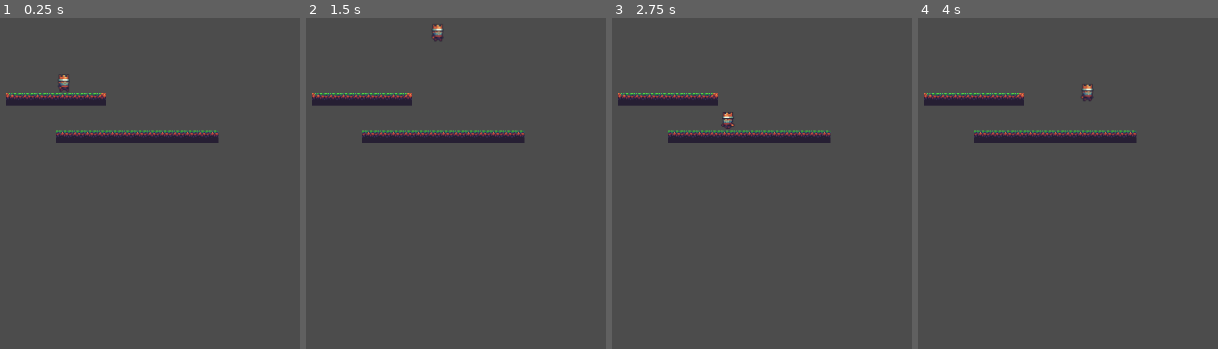
Above: before the commit, frames 1-4 (left to right).
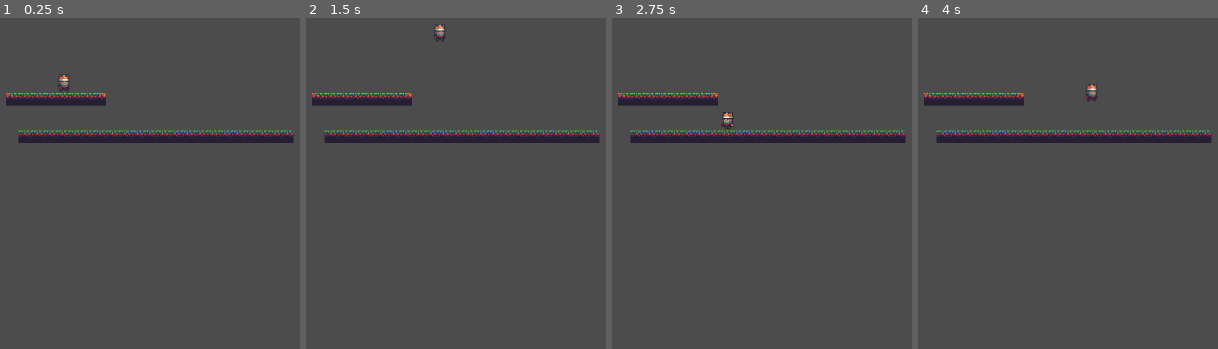
Above: after the commit, the same moments.

Repository: danielxf007/PlatformerProject
Game: Godot game, scene res://Main.tscn
The game is run twice, just before and just after one commit, with the same random seed, the same clock (stepped at 60 frames per second) and the same inputs.
Inputs:
- Up to frame 1 (0.25 s): no input
- Up to frame 2 (1.5 s): tap Enter at 0.5 s; hold Right (right) from 0.53 s (still down); tap Up (jump) at 0.77 s; tap Space at 1.25 s
- Up to frame 3 (2.75 s): tap Up (jump) at 1.52 s; release Right (right) at 2.03 s; hold Left (left) from 2.03 s (still down)
- Up to frame 4 (4 s): tap Enter at 2.75 s; release Left (left) at 2.78 s; hold Right (right) from 2.78 s (still down); tap Up (jump) at 3.02, 3.77 s

The runs differ from the first frame. In frame 1, 1.4% of the frame differs, in the area x 6-98%, y 33-38%; in frame 2, 1.5%; in frame 3, 1.4%; in frame 4, 1.6%, in the area x 6-98%, y 19-38%.

Commit message:
second change

Diff:
--- a/Main.tscn
+++ b/Main.tscn
@@ -3,7 +3,7 @@
 [ext_resource path="res://world/first_level/first_level_scene/FirstLevel.tscn" type="PackedScene" id=1]
 [ext_resource path="res://player/player_scene/Player.tscn" type="PackedScene" id=2]
 
-[node name="Main" type="Node" index="0"]
+[node name="Main" type="Node"]
 
 [node name="FirstLevel" parent="." index="0" instance=ExtResource( 1 )]
 
--- a/player/body_movement/states/motion/on_ground/move.gd
+++ b/player/body_movement/states/motion/on_ground/move.gd
@@ -1,10 +1,13 @@
 extends "res://player/body_movement/states/motion/on_ground/on_ground.gd"
 
 const MAX_WALKING_SPEED = 150.0
-const WALKING_FORCE = 600.0
+const WALKING_FORCE = 1000.0
+var friction_force = 300.0 setget set_friction
+var total_force = 0.0
 
 func enter():
 	velocity = Vector2()
+	calculate_total_force()
 	handle_animation("walk")
 
 func exit():
@@ -32,7 +35,7 @@
 		emit_signal("finished", "fall")
 
 func calculate_speed(input_direction, delta):
-	var acceleration =  WALKING_FORCE * input_direction.x
+	var acceleration =  total_force * input_direction.x
 	speed += acceleration * delta
 	if  speed > MAX_WALKING_SPEED:
 		speed = MAX_WALKING_SPEED
@@ -41,3 +44,9 @@
 
 func handle_animation(ani_name):
 	owner.get_node("AnimationPlayer").play(ani_name)
+
+func calculate_total_force():
+	total_force = WALKING_FORCE - friction_force
+
+func set_friction(new_friction):
+	friction_force = new_friction
--- a/player/player_scene/Player.tscn
+++ b/player/player_scene/Player.tscn
@@ -109,7 +109,7 @@
 "values": [ 37, 38, 39, 40, 37, 38, 39, 40 ]
 }
 
-[node name="Player" type="KinematicBody2D"]
+[node name="Player" type="KinematicBody2D" index="0"]
 
 input_pickable = false
 collision_layer = 1
--- a/player/player_scripts/player_control.gd
+++ b/player/player_scripts/player_control.gd
@@ -2,7 +2,7 @@
 signal direction_changed(new_direction)
 onready var health = $Health
 onready var stagger = $StateMachine/Stagger
-
+onready var move = $StateMachine/Move
 var look_direction = Vector2(1, 0) setget set_look_direction, get_look_direction
 
 func _ready():
--- a/world/first_level/first_level_scene/FirstLevel.tscn
+++ b/world/first_level/first_level_scene/FirstLevel.tscn
@@ -23,7 +23,7 @@
 collision_mask = 1
 occluder_light_mask = 1
 format = 1
-tile_data = PoolIntArray( 1114114, 1, 0, 1114115, 3, 0, 1114116, 3, 0, 1114117, 3, 0, 1114118, 3, 0, 1114119, 3, 0, 1114120, 3, 0, 1114121, 5, 0, 1310726, 3, 0, 1310727, 3, 0, 1310728, 3, 0, 1310729, 3, 0, 1310730, 3, 0, 1310731, 3, 0, 1310732, 3, 0, 1310733, 3, 0, 1310734, 3, 0, 1310735, 3, 0, 1310736, 3, 0, 1310737, 3, 0, 1310738, 3, 0 )
+tile_data = PoolIntArray( 1114114, 1, 0, 1114115, 3, 0, 1114116, 3, 0, 1114117, 3, 0, 1114118, 3, 0, 1114119, 3, 0, 1114120, 3, 0, 1114121, 5, 0, 1310723, 3, 0, 1310724, 3, 0, 1310725, 3, 0, 1310726, 3, 0, 1310727, 3, 0, 1310728, 3, 0, 1310729, 3, 0, 1310730, 3, 0, 1310731, 3, 0, 1310732, 3, 0, 1310733, 3, 0, 1310734, 3, 0, 1310735, 3, 0, 1310736, 3, 0, 1310737, 3, 0, 1310738, 3, 0, 1310739, 3, 0, 1310740, 3, 0, 1310741, 3, 0, 1310742, 3, 0, 1310743, 3, 0, 1310744, 3, 0 )
 _sections_unfolded = [ "Cell" ]
 __meta__ = {
 "_edit_lock_": true
